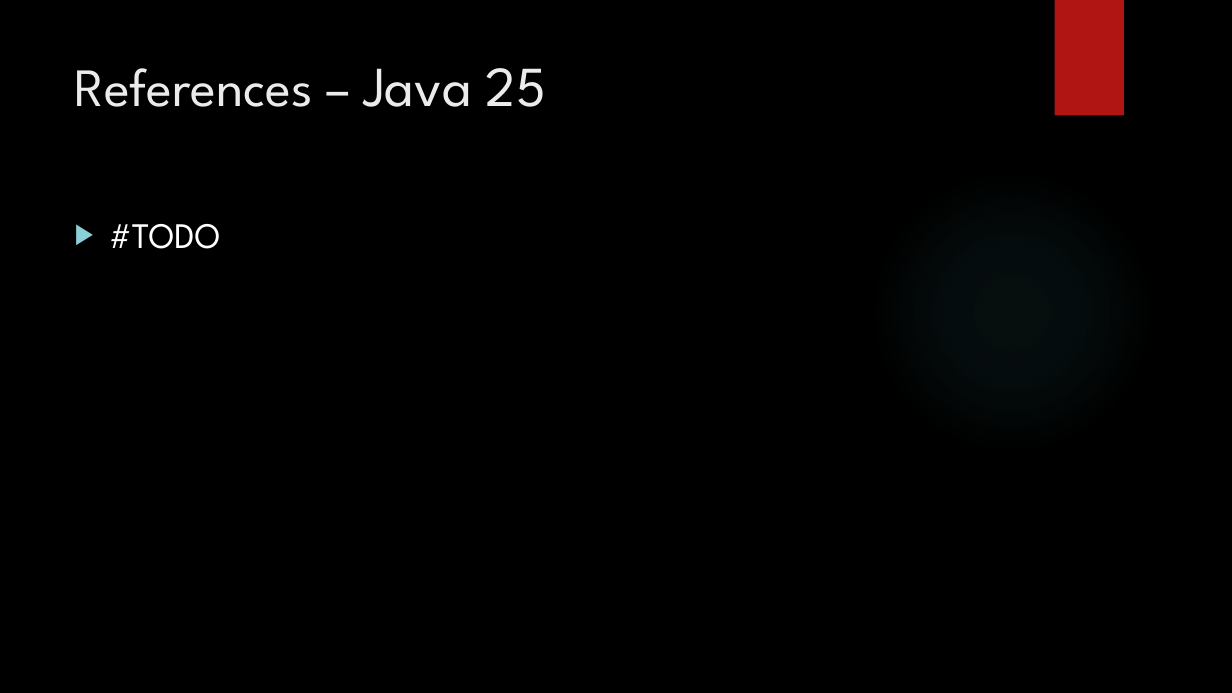
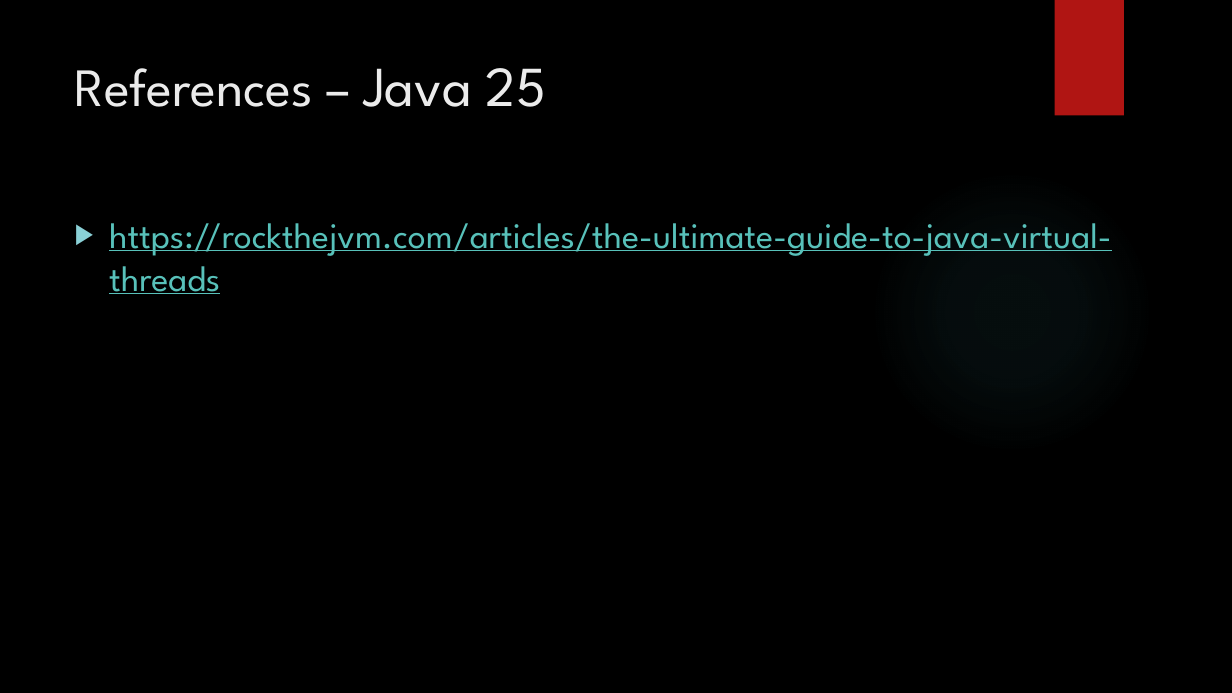
Before and after one commit to iuliana/jdk25-parent-project, a slide deck: slide 42 of maven4-java25-presentation.pptx (slide 41 before the commit). Drawn at 1232x693 pixels with LibreOffice and Linux fonts; fonts in the diff are those of the drawing; background and template pictures are left out. Boxes give left, top, right and bottom in pixels: in the first picture for what was removed or moved away, otherwise in the second. Text is boxed around its words. In the diff, an @@ line names an element or a change of style, - is before the commit and + after.

```diff
--- a/maven4-java25-presentation.pptx
+++ b/maven4-java25-presentation.pptx
@@ text at [109,223,1111,294]: text changed; text colour #FFFFFF to #58C1BA @@
-▶ #TODO
+▶ https://rockthejvm.com/articles/the-ultimate-guide-to-java-virtual-threads
```
Also in this commit, not shown: 3 other slides changed, 2 slides added, 1 slide removed, 15 other files.
